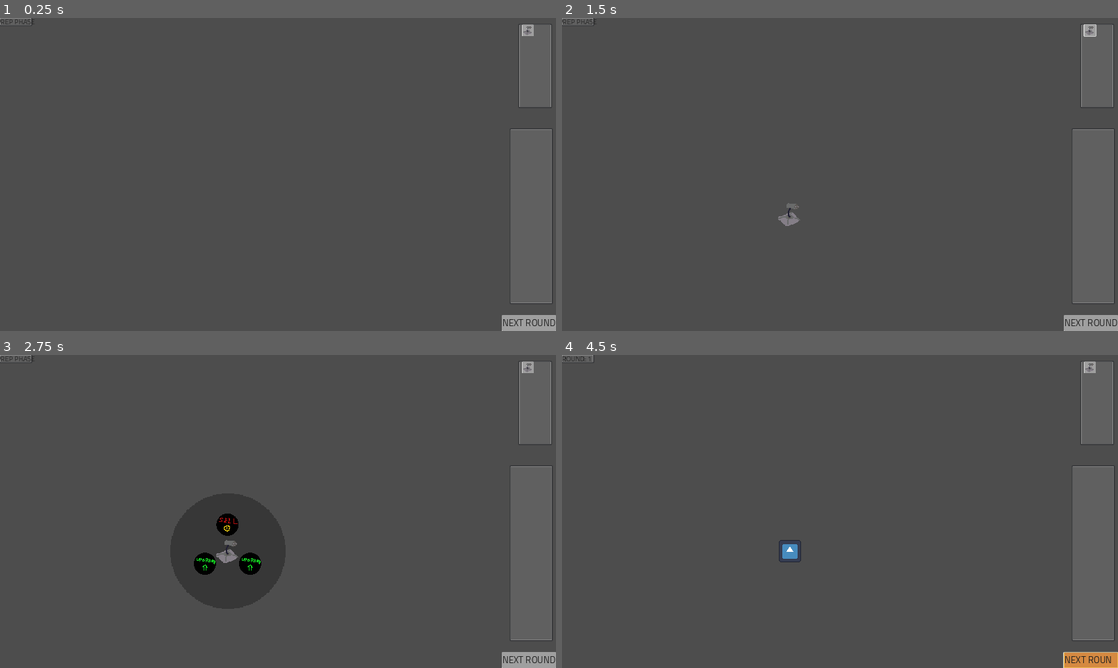
Above: before the commit, frames 1-4 (two rows, left to right).
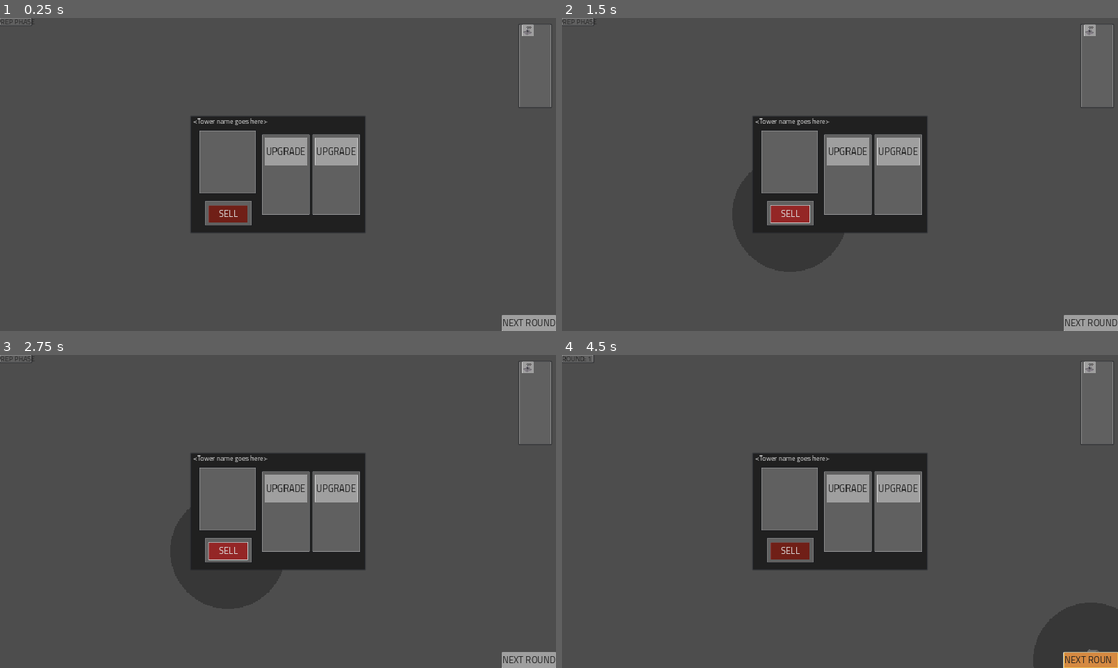
Above: after the commit, the same moments.

Repository: MindVisceral/BoneTD
Game: Godot game, scene res://Levels/Level1/Level1.tscn
Two runs of this game, one before a commit and one after it. Both use one fixed random seed, a clock stepped at 60 frames per second and the inputs below. This scene is started directly instead of the project's main scene. The engine's default icon, where the game draws it, is replaced by a stand-in: a white triangle on a blue panel in a dark square.
Inputs (mouse positions are in pixels of both pictures, inside the frame that each line leads up to; where the layout moved, square brackets give the same spot in the first picture):
- Up to frame 1 (0.25 s): no input
- Up to frame 2 (1.5 s): click (1090, 30) at 0.5 s; click (789, 215) at 1.25 s, where only the run after the commit has a clickable "SELL"
- Up to frame 3 (2.75 s): click (227, 552) at 2.02 s
- Up to frame 4 (4.5 s): click (845, 489) [812, 564] at 2.75 s; click (901, 489) at 3.5 s, where only the run after the commit has a clickable "UPGRADE"; click "NEXT ROUND" at 4.25 s

The runs differ from the first frame. In frame 1, 6.6% of the frame differs, in the area x 34-100%, y 31-92%; in frame 2, 6.8%; in frame 3, 7.4%; in frame 4, 7.5%, in the area x 34-100%, y 31-95%.

Commit message:
Added a shared Upgrade/Sell Menu for all Towers

Diff:
--- a/Entities/Towers/BaseTower/BaseTower.gd
+++ b/Entities/Towers/BaseTower/BaseTower.gd
@@ -19,8 +19,8 @@
 			tower_handler = p_handler
 			update_configuration_warnings()
 
-## This Button is visible in-editor, but invisible in-game (we remove its Normal texture)
-@export var tower_selection_button: RadialTowerMenu
+## This Button is visible in-editor, but invisible in-game (we just remove its Normal texture)
+@export var tower_selection_button: TextureButton
 
 ###-------------------------------------------------------------------------###
 ##### References
@@ -156,7 +156,7 @@
 	## fires the new_tower_selected signal - which is when a new Tower is selected.
 	tower_handler.new_tower_selected.connect(update_tower_visuals)
 
-	## Remove this button's texture_normal on _ready to make it invisible in-game
+	## Remove this button's texture_normal to make it invisible in-game
 	tower_selection_button.texture_normal = null
 
 	## Make sure the TowerRangeVisuals Sprite is invisible
@@ -164,6 +164,7 @@
 
 	## And make all the UI invisible too
 	update_tower_visuals()
+
 
 
 ###-------------------------------------------------------------------------###
@@ -332,27 +333,17 @@
 	## Everything that follows only matters when not in the Editor!
 	if not Engine.is_editor_hint():
 
-		## NOTE: Toggle TowerRangeVisuals visibility - it only matters when Tower is selected;
-		## If a Tower is selected...
-		if tower_handler.player_selected_tower == true:
-			## And the selected Tower is this Tower...
-			if tower_handler.selected_tower_ref == self:
-				## Make this Tower's TowerRangeVisuals visible
-				tower_range_visuals.visible = true
-				## And enable the Tower's Radial Menu, if it's not enabled (active) already.
-				## NOTE: Without this, the Radial buttons just get further and further away from
-				## NOTE: the Main Button, because they're animated with Tweens. Could be useful?
-				if tower_selection_button.active == false:
-					tower_selection_button.enable()
-
-
-
-			## Otherwise, when this Tower is not selected...
-			else:
-				## Make this Tower's TowerRangeVisuals invisible
-				tower_range_visuals.visible = false
-				## And disable this Tower's Radial Menu
-				tower_selection_button.disable()
+		## NOTE: Toggle TowerRangeVisuals visibility - it only matters when this Tower is selected;
+		## If this Tower specifically is currently selected...
+		if tower_handler.selected_tower_ref == self:
+			## Make this Tower's TowerRangeVisuals visible
+			tower_range_visuals.visible = true
+
+
+		## Otherwise, when this Tower is not selected...
+		else:
+			## Make this Tower's TowerRangeVisuals invisible
+			tower_range_visuals.visible = false
 
 
 
@@ -366,15 +357,15 @@
 
 	## A Tower can only be selected if the Player isn't already trying to place a Tower.
 	if tower_handler.player_placing_tower == false:
-		## Make it known that a Tower is currently selected and that it is this Tower
-		tower_handler.player_selected_tower = true
+		## Make it known that this Tower is currently selected
 		tower_handler.selected_tower_ref = self
 
 
 	## Other Towers must know that they are not selected!
 	tower_handler.new_tower_selected.emit()
-
-	## And finally, update this Tower's visuals
+	## ^This makes them hide their visuals,^
+	#
+	## while this Tower makes its own show up.
 	update_tower_visuals()
 
 
@@ -384,7 +375,9 @@
 
 ## Both of these functions upgrade this Tower by one level, but each option offers a different path.
 ## Practically, this just instantiates a new, better Tower and deletes this Tower.
-## The right UpgradeButton is manually signal-connected to its respective function.
+## These functions are called by the level's TowerHandler, which is connected to the Upgrade Menu,
+## shared by all Towers.
+##
 func upgrade_1_tower() -> void:
 	var replacement_upgrade_tower: BaseTower = upgrade_1.instantiate()
 
@@ -443,4 +436,7 @@
 
 ## For whatever reason, this Tower must be queue_free()-d. Typically it's because it was sold.
 func destroy_tower() -> void:
+	## TowerHandler should forget about this Tower before we queue_free() it.
+	tower_handler.selected_tower_ref = null
+
 	queue_free()
--- a/Entities/Towers/BaseTower/BaseTower.tscn
+++ b/Entities/Towers/BaseTower/BaseTower.tscn
@@ -1,19 +1,16 @@
-[gd_scene load_steps=9 format=3 uid="uid://u1qyk1m1yco0"]
+[gd_scene load_steps=6 format=3 uid="uid://u1qyk1m1yco0"]
 
 [ext_resource type="Script" path="res://Entities/Towers/BaseTower/BaseTower.gd" id="1_qn6n7"]
 [ext_resource type="Texture2D" uid="uid://c6mdmcmvjs336" path="res://icon.svg" id="1_vx0cn"]
 [ext_resource type="PackedScene" uid="uid://cs8y67w2tt7sd" path="res://Entities/Towers/BaseTower/TowerRange.tscn" id="2_fac3i"]
-[ext_resource type="PackedScene" uid="uid://bx4r7imynksua" path="res://UI/RadialMenu/RadialMenu.tscn" id="2_mfmwb"]
 [ext_resource type="Texture2D" uid="uid://ctnhv3wt1ocbd" path="res://placeholder_5.png" id="3_33okv"]
 [ext_resource type="PackedScene" uid="uid://c74ibtjrrt3rr" path="res://UI/CommonTextButton/CommonTextureButton.tscn" id="3_wv075"]
-[ext_resource type="Texture2D" uid="uid://bgqv14cw5ev2a" path="res://placeholder_upgrade.png" id="4_635xw"]
-[ext_resource type="Texture2D" uid="uid://jwsl1eho4f86" path="res://placeholder_sell.png" id="5_axau1"]
 
 [node name="BaseTower" type="StaticBody2D" node_paths=PackedStringArray("tower_selection_button", "tower_range_collider", "tower_range_visuals", "tower_sprite", "tower_collider", "bullet_spawn_point", "rotation_pivot", "ShotDelayTimer")]
 collision_layer = 2
 collision_mask = 3
 script = ExtResource("1_qn6n7")
-tower_selection_button = NodePath("RadialTowerSelection")
+tower_selection_button = NodePath("TowerUI/CommonTextureButton")
 tower_range_collider = NodePath("TowerRange/Collider")
 tower_range_visuals = NodePath("TowerRangeVisuals")
 tower_sprite = NodePath("Sprite")
@@ -28,21 +25,22 @@
 modulate = Color(1, 1, 1, 0.27451)
 texture = ExtResource("3_33okv")
 
-[node name="RadialTowerSelection" parent="." instance=ExtResource("2_mfmwb")]
-scale = Vector2(0.15, 0.15)
-buttons_rotation = 30.0
+[node name="TowerUI" type="Control" parent="."]
+layout_mode = 3
+anchors_preset = 0
 
-[node name="Upgrade1Button" parent="RadialTowerSelection/Buttons" index="0" instance=ExtResource("3_wv075")]
-layout_mode = 0
-texture_normal = ExtResource("4_635xw")
-
-[node name="Upgrade2Button" parent="RadialTowerSelection/Buttons" index="1" instance=ExtResource("3_wv075")]
-layout_mode = 0
-texture_normal = ExtResource("4_635xw")
-
-[node name="SellButton" parent="RadialTowerSelection/Buttons" index="2" instance=ExtResource("3_wv075")]
-layout_mode = 0
-texture_normal = ExtResource("5_axau1")
+[node name="CommonTextureButton" parent="TowerUI" instance=ExtResource("3_wv075")]
+layout_mode = 1
+anchors_preset = 15
+anchor_right = 1.0
+anchor_bottom = 1.0
+offset_left = -64.0
+offset_top = -64.0
+offset_right = 64.0
+offset_bottom = 64.0
+grow_horizontal = 2
+grow_vertical = 2
+scale = Vector2(0.2, 0.2)
 
 [node name="TowerRange" parent="." node_paths=PackedStringArray("Tower") instance=ExtResource("2_fac3i")]
 Tower = NodePath("..")
@@ -60,10 +58,6 @@
 [node name="ShotDelayTimer" type="Timer" parent="."]
 one_shot = true
 
-[connection signal="pressed" from="RadialTowerSelection" to="." method="_on_tower_selection_pressed"]
-[connection signal="pressed" from="RadialTowerSelection/Buttons/Upgrade1Button" to="." method="upgrade_1_tower"]
-[connection signal="pressed" from="RadialTowerSelection/Buttons/Upgrade2Button" to="." method="upgrade_2_tower"]
-[connection signal="pressed" from="RadialTowerSelection/Buttons/SellButton" to="." method="sell_tower"]
+[connection signal="pressed" from="TowerUI/CommonTextureButton" to="." method="_on_tower_selection_pressed"]
 
-[editable path="RadialTowerSelection"]
 [editable path="TowerRange"]
--- a/Entities/Towers/DirectTower/DirectTower.tscn
+++ b/Entities/Towers/DirectTower/DirectTower.tscn
@@ -20,5 +20,4 @@
 [node name="ShotDelayTimer" parent="." index="6"]
 wait_time = 0.2
 
-[editable path="RadialTowerSelection"]
 [editable path="TowerRange"]
--- a/Entities/Towers/GunTurret/GunTurret.tscn
+++ b/Entities/Towers/GunTurret/GunTurret.tscn
@@ -29,5 +29,4 @@
 [node name="Collider" parent="." index="5"]
 shape = SubResource("CircleShape2D_wp3s2")
 
-[editable path="RadialTowerSelection"]
 [editable path="TowerRange"]
--- a/Entities/Towers/GunTurret/Upgrades/BurstGunTurret.tscn
+++ b/Entities/Towers/GunTurret/Upgrades/BurstGunTurret.tscn
@@ -4,5 +4,4 @@
 
 [node name="BurstGunTurret" instance=ExtResource("1_nnotn")]
 
-[editable path="RadialTowerSelection"]
 [editable path="TowerRange"]
--- a/Entities/Towers/ProjectileTower/ProjectileTower.tscn
+++ b/Entities/Towers/ProjectileTower/ProjectileTower.tscn
@@ -8,5 +8,4 @@
 script = ExtResource("2_nispy")
 bullet_scene = ExtResource("3_4qeq7")
 
-[editable path="RadialTowerSelection"]
 [editable path="TowerRange"]
--- a/Levels/Level1/Level1.tscn
+++ b/Levels/Level1/Level1.tscn
@@ -7,6 +7,7 @@
 [ext_resource type="PackedScene" uid="uid://ixusat1leq8h" path="res://Levels/TowerHandler.tscn" id="4_6772l"]
 [ext_resource type="PackedScene" uid="uid://wxc3a7eqicl0" path="res://Entities/Enemies/FodderEnemy/FodderEnemy.tscn" id="4_o55tc"]
 [ext_resource type="PackedScene" uid="uid://c7ytai1x670kx" path="res://Entities/Towers/GunTurret/GunTurretSelectButton.tscn" id="7_uuix3"]
+[ext_resource type="PackedScene" uid="uid://b5dp0gcijhisy" path="res://UI/DraggableMenu/DraggableMenu.tscn" id="8_gw4ds"]
 
 [sub_resource type="Resource" id="Resource_0sdhy"]
 script = ExtResource("3_33haa")
@@ -126,21 +127,6 @@
 shortcut_in_tooltip = false
 tower_handler = NodePath("../../../../../TowerHandler")
 
-[node name="RoundVisualizator" type="Panel" parent="GUI/TemporaryGUI"]
-custom_minimum_size = Vector2(100, 100)
-layout_mode = 1
-anchors_preset = -1
-anchor_left = 0.918
-anchor_top = 0.356
-anchor_right = 0.993
-anchor_bottom = 0.911
-offset_left = 0.439941
-offset_top = -0.480011
-offset_right = -0.560059
-offset_bottom = 0.119934
-grow_horizontal = 0
-grow_vertical = 2
-
 [node name="next_round_button" type="Button" parent="GUI/TemporaryGUI"]
 layout_mode = 1
 anchors_preset = 3
@@ -156,4 +142,119 @@
 text = "NEXT ROUND
 "
 
+[node name="UpgradeDraggableMenu" parent="GUI/TemporaryGUI" instance=ExtResource("8_gw4ds")]
+custom_minimum_size = Vector2(600, 400)
+layout_mode = 1
+offset_left = 660.0
+offset_top = 340.0
+offset_right = 1160.16
+offset_bottom = 639.56
+pivot_offset = Vector2(300, 200)
+
+[node name="BackgroundPanel" parent="GUI/TemporaryGUI/UpgradeDraggableMenu" index="0"]
+theme_type_variation = &"DarkPanel"
+
+[node name="Label" parent="GUI/TemporaryGUI/UpgradeDraggableMenu" index="1"]
+theme_type_variation = &"LightLabel"
+text = "<Tower name goes here>
+"
+
+[node name="TowerPicture" type="Panel" parent="GUI/TemporaryGUI/UpgradeDraggableMenu"]
+layout_mode = 1
+anchors_preset = -1
+anchor_left = 0.048
+anchor_top = 0.122
+anchor_right = 0.372
+anchor_bottom = 0.663
+offset_left = 0.200027
+offset_top = 0.199982
+offset_right = 0.0480042
+offset_bottom = -0.100037
+
+[node name="SellPanelContainer" type="PanelContainer" parent="GUI/TemporaryGUI/UpgradeDraggableMenu"]
+layout_mode = 1
+anchors_preset = -1
+anchor_left = 0.082
+anchor_top = 0.727
+anchor_right = 0.348
+anchor_bottom = 0.94
+offset_left = -0.200001
+offset_top = 0.199982
+offset_right = 0.199982
+offset_bottom = -3.05176e-05
+
+[node name="SellBackgroundPanel" type="Panel" parent="GUI/TemporaryGUI/UpgradeDraggableMenu/SellPanelContainer"]
+layout_mode = 2
+
+[node name="SellButton" type="Button" parent="GUI/TemporaryGUI/UpgradeDraggableMenu/SellPanelContainer/SellBackgroundPanel"]
+layout_mode = 2
+anchor_left = 0.075
+anchor_top = 0.188
+anchor_right = 0.912
+anchor_bottom = 0.882
+offset_top = 0.0199995
+offset_right = 0.0799866
+offset_bottom = 0.0299988
+theme_type_variation = &"RedButton"
+text = "SELL"
+
+[node name="Upgrade1PanelContainer" type="PanelContainer" parent="GUI/TemporaryGUI/UpgradeDraggableMenu"]
+layout_mode = 1
+anchors_preset = -1
+anchor_left = 0.408
+anchor_top = 0.154
+anchor_right = 0.682
+anchor_bottom = 0.846
+offset_left = 0.143982
+offset_top = 0.00999451
+offset_right = -0.0240173
+offset_bottom = -0.0100098
+
+[node name="Upgrade1BackgroundPanel" type="Panel" parent="GUI/TemporaryGUI/UpgradeDraggableMenu/Upgrade1PanelContainer"]
+layout_mode = 2
+
+[node name="Upgrade1Button" type="Button" parent="GUI/TemporaryGUI/UpgradeDraggableMenu/Upgrade1PanelContainer/Upgrade1BackgroundPanel"]
+layout_mode = 2
+anchor_left = 0.058
+anchor_top = 0.04
+anchor_right = 0.954
+anchor_bottom = 0.385
+offset_left = -0.0340004
+offset_top = -0.0400009
+offset_right = -0.0420074
+offset_bottom = 0.11499
+text = "UPGRADE"
+
+[node name="Upgrade2PanelContainer" type="PanelContainer" parent="GUI/TemporaryGUI/UpgradeDraggableMenu"]
+layout_mode = 1
+anchors_preset = -1
+anchor_left = 0.698
+anchor_top = 0.154
+anchor_right = 0.972
+anchor_bottom = 0.846
+offset_left = -0.136017
+offset_top = 0.00999451
+offset_right = -0.304016
+offset_bottom = -0.0100098
+
+[node name="Upgrade2BackgroundPanel" type="Panel" parent="GUI/TemporaryGUI/UpgradeDraggableMenu/Upgrade2PanelContainer"]
+layout_mode = 2
+
+[node name="Upgrade2Button" type="Button" parent="GUI/TemporaryGUI/UpgradeDraggableMenu/Upgrade2PanelContainer/Upgrade2BackgroundPanel"]
+layout_mode = 2
+anchor_left = 0.058
+anchor_top = 0.04
+anchor_right = 0.954
+anchor_bottom = 0.385
+offset_left = -0.0340004
+offset_top = -0.0400009
+offset_right = -0.0420074
+offset_bottom = 0.11499
+text = "UPGRADE"
+
+[connection signal="pressed" from="GUI/TemporaryGUI/UpgradeDraggableMenu/SellPanelContainer/SellBackgroundPanel/SellButton" to="TowerHandler" method="_on_sell_pressed"]
+[connection signal="pressed" from="GUI/TemporaryGUI/UpgradeDraggableMenu/Upgrade1PanelContainer/Upgrade1BackgroundPanel/Upgrade1Button" to="TowerHandler" method="_on_upgrade1_pressed"]
+[connection signal="pressed" from="GUI/TemporaryGUI/UpgradeDraggableMenu/Upgrade2PanelContainer/Upgrade2BackgroundPanel/Upgrade2Button" to="TowerHandler" method="_on_upgrade2_pressed"]
+
 [editable path="TowerHandler"]
+[editable path="GUI/TemporaryGUI/UpgradeDraggableMenu"]
--- a/Levels/Rounds/BaseRound.gd
+++ b/Levels/Rounds/BaseRound.gd
@@ -109,3 +109,5 @@
 	if enemies_left_this_round.is_empty():
 		print("ALL ENEMIES IN ROUND ", self, " ARE DEAD")
 		round_is_over_signal.emit()
+
+		queue_free()
--- a/Levels/TowerHandler.gd
+++ b/Levels/TowerHandler.gd
@@ -28,11 +28,8 @@
 ## they are not selected to make sure that only one Tower may be selected at a time.
 signal new_tower_selected
 
-## Does the Player have a Tower selected right now?
-## This allows for a Tower's upgrade menu to show up. Only one Tower may be selected at a time.
-var player_selected_tower: bool = false
-#
-## Which Tower specifically is selected at the moment?
+## Does the Player have a Tower selected right now? Which Tower specifically?
+## This allows for the Tower Upgrade Menu to show up. Only one Tower may be selected at a time.
 var selected_tower_ref: BaseTower = null
 
 
@@ -65,10 +62,29 @@
 ##### Tower functions
 ###-------------------------------------------------------------------------###
 
-## When the "Sell" button is pressed, sell the Tower and get some money back.
+## When the "Sell" button is pressed, sell the current Tower and get some money back.
 func _on_sell_pressed() -> void:
-	## First, check if a Tower is selected in the first place.
-	if player_selected_tower == true:
-		## Kill the selected Tower and add some money back,
-		## depending on the Tower's base value and upgrades
-		selected_tower_ref
+	## First, check if the Player has a Tower selected at the moment.
+	## The menu should disappear without a Tower, but do this just in case.
+	if selected_tower_ref != null:
+		## The Tower handles selling itself. We just call that function in this script.
+		selected_tower_ref.sell_tower()
+
+
+
+## All Towers share Upgrade buttons, both of them located in the UpgradeDraggableMenu.
+## These two buttons are connected to these functions, and these functions simply
+## upgrade the currently selected Tower.
+func _on_upgrade1_pressed() -> void:
+	## First, check if the Player has a Tower selected at the moment.
+	## The menu should disappear without a Tower, but do this just in case.
+	if selected_tower_ref != null:
+		selected_tower_ref.upgrade_1_tower()
+
+
+#
+func _on_upgrade2_pressed() -> void:
+	## First, check if the Player has a Tower selected at the moment.
+	## The menu should disappear without a Tower, but do this just in case.
+	if selected_tower_ref != null:
+		selected_tower_ref.upgrade_2_tower()
Not shown: 1 places in Levels/Level1/Level1.tscn that only renumber resources
Not shown, added: GameOverlayRenderer.log
